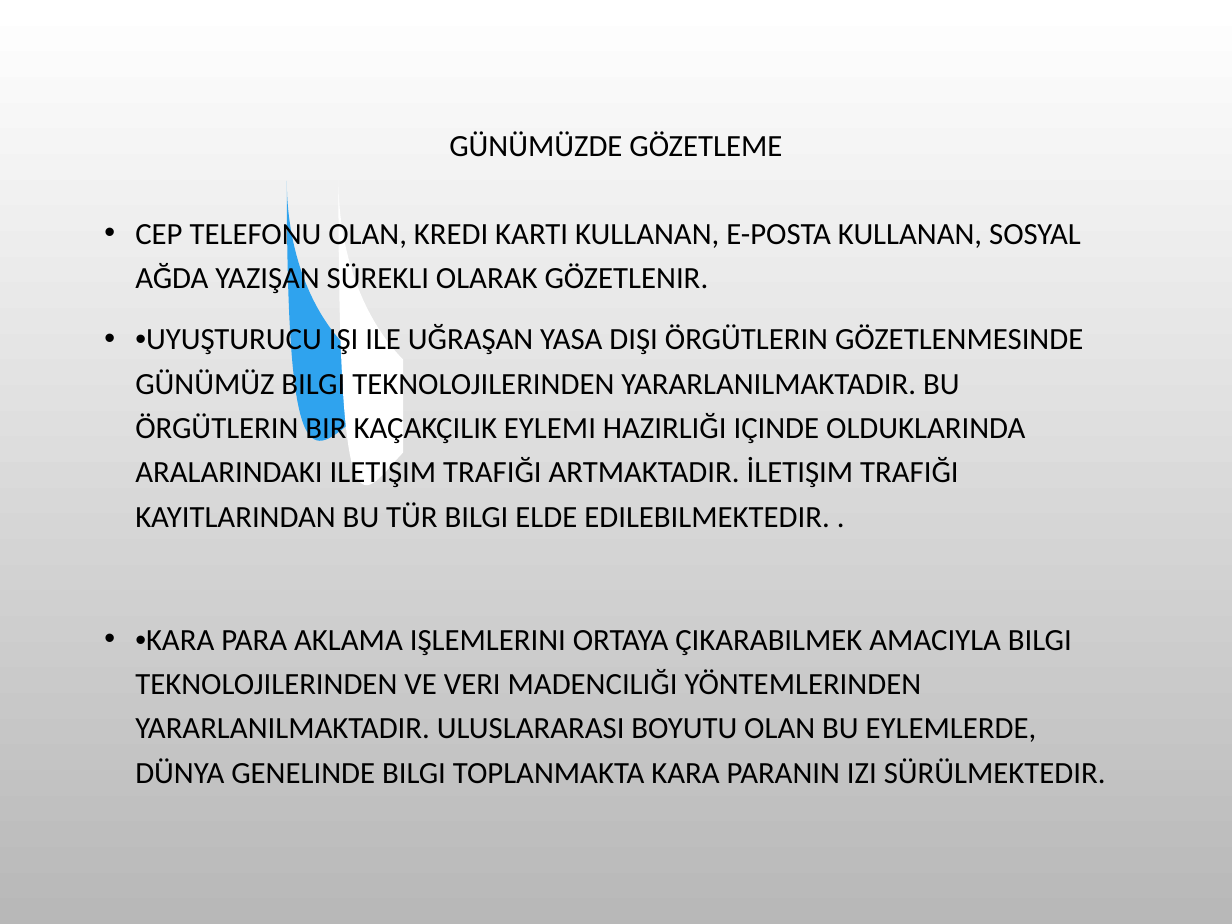
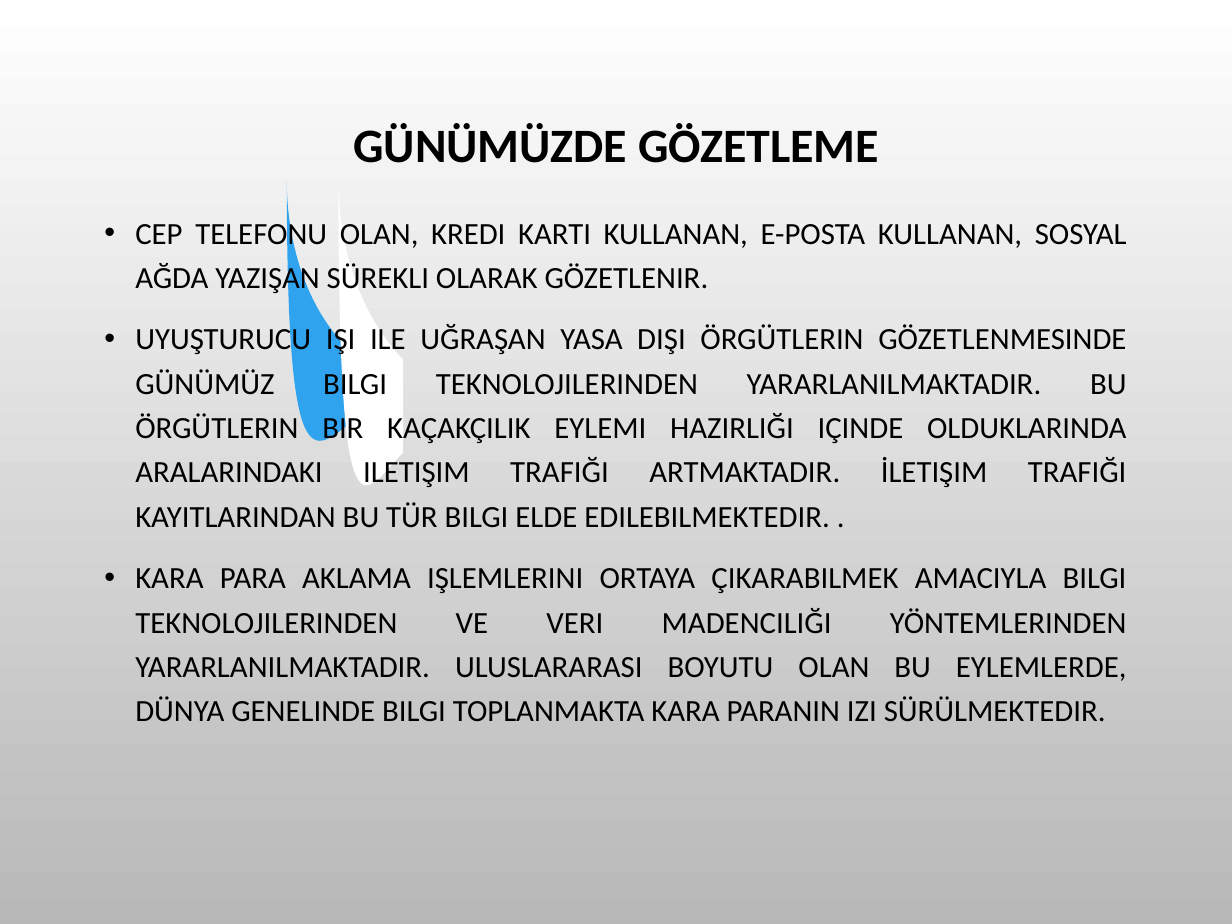
Before and after one commit to SevdanurGENC/20-21-Lecture-Notes, a slide deck: slide 8 of Bilişim Etiği ve Hukuku/4. Bolum - Meslek Etigi.ppt. Drawn at 1232x924 pixels with LibreOffice and Linux fonts; fonts in the diff are those of the drawing; background and template pictures are left out. Boxes give left, top, right and bottom in pixels: in the first picture for what was removed or moved away, otherwise in the second. Text is boxed around its words. In the diff, an @@ line names an element or a change of style, - is before the commit and + after.

```diff
--- a/Bilişim Etiği ve Hukuku/4. Bolum - Meslek Etigi.ppt
+++ b/Bilişim Etiği ve Hukuku/4. Bolum - Meslek Etigi.ppt
@@ title "GÜNÜMÜZDE GÖZETLEME" at (353, 123, 879, 163): size 18 to 28 pt, bold on @@
@@ text at (135, 218, 1127, 296): alignment left to justified @@
@@ text at (135, 324, 1127, 722): text changed @@
-• •UYUŞTURUCU IŞI ILE UĞRAŞAN YASA DIŞI ÖRGÜTLERIN GÖZETLENMESINDE GÜNÜMÜZ BILGI TEKNOLOJILERINDEN YARARLANILMAKTADIR. BU ÖRGÜTLERIN BIR KAÇAKÇILIK EYLEMI HAZIRLIĞI IÇINDE OLDUKLARINDA ARALARINDAKI ILETIŞIM TRAFIĞI ARTMAKTADIR. İLETIŞIM TRAFIĞI KAYITLARINDAN BU TÜR BILGI ELDE EDILEBILMEKTEDIR. .
-• •KARA PARA AKLAMA IŞLEMLERINI ORTAYA ÇIKARABILMEK AMACIYLA BILGI TEKNOLOJILERINDEN VE VERI MADENCILIĞI YÖNTEMLERINDEN YARARLANILMAKTADIR. ULUSLARARASI BOYUTU OLAN BU EYLEMLERDE, DÜNYA GENELINDE BILGI TOPLANMAKTA KARA PARANIN IZI SÜRÜLMEKTEDIR.
+• UYUŞTURUCU IŞI ILE UĞRAŞAN YASA DIŞI ÖRGÜTLERIN GÖZETLENMESINDE GÜNÜMÜZ BILGI TEKNOLOJILERINDEN YARARLANILMAKTADIR. BU ÖRGÜTLERIN BIR KAÇAKÇILIK EYLEMI HAZIRLIĞI IÇINDE OLDUKLARINDA ARALARINDAKI ILETIŞIM TRAFIĞI ARTMAKTADIR. İLETIŞIM TRAFIĞI KAYITLARINDAN BU TÜR BILGI ELDE EDILEBILMEKTEDIR. .
+• KARA PARA AKLAMA IŞLEMLERINI ORTAYA ÇIKARABILMEK AMACIYLA BILGI TEKNOLOJILERINDEN VE VERI MADENCILIĞI YÖNTEMLERINDEN YARARLANILMAKTADIR. ULUSLARARASI BOYUTU OLAN BU EYLEMLERDE, DÜNYA GENELINDE BILGI TOPLANMAKTA KARA PARANIN IZI SÜRÜLMEKTEDIR.
```
Also in this commit, not shown: 16 other slides changed, 3 other files.
